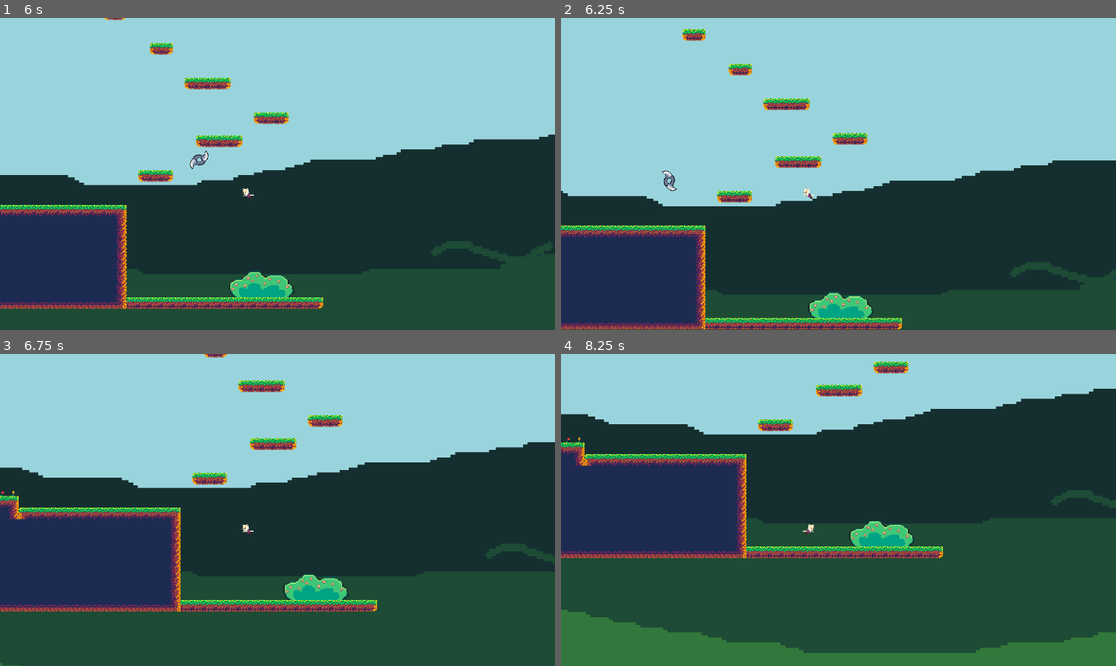
Above: before the commit, frames 1-4 (two rows, left to right).
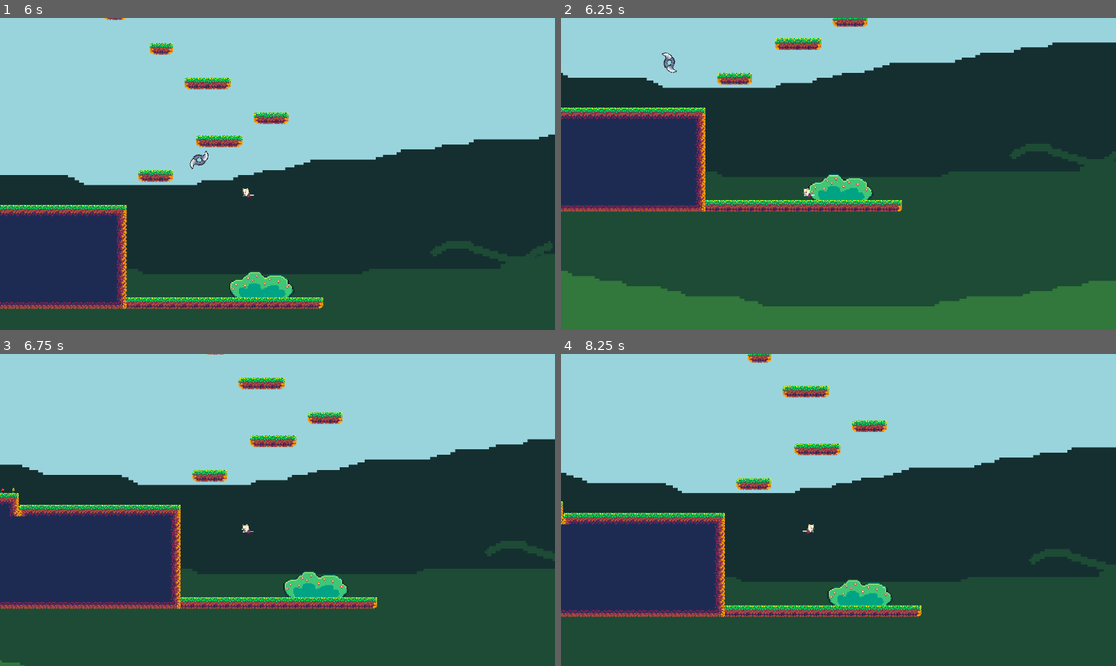
Above: after the commit, the same moments.

Repository: kenji-vitor/Platform-2D-in-Godot
Game: Godot game, scene res://Scenes/Stage1.tscn
Same seed, same stepped clock (60 frames per second), same inputs: the game is played once before the commit and once after it.
Inputs:
- Up to frame 1 (6 s): tap Enter at 0.5 s; hold D (move_right) 0.53-2.03 s; tap Space (jump) at 0.6, 0.77, 1.07, 1.52, 1.55, 1.82, 2.1, 3.02, 3.05, 3.32, 3.6, 3.77, 4.07, 4.52, 4.55, 4.82, 5.1 s; tap G (shoot) every 1.5 s from 1.35 to 5.85 s; hold A (move_left) 2.03-2.78 s; hold D (move_right) 2.78-4.28 s; hold A (move_left) 4.28-5.03 s; hold D (move_right) 5.03-5.78 s; hold A (move_left) from 5.78 s (still down)
- Up to frame 2 (6.25 s): keep holding A (move_left); tap Space (jump) at 6.02, 6.05 s
- Up to frame 3 (6.75 s): keep holding A (move_left); tap Space (jump) at 6.32, 6.6 s
- Up to frame 4 (8.25 s): tap Space (jump) at 6.77, 7.07, 7.52, 7.55, 7.82, 8.1 s; release A (move_left) at 7.28 s; hold D (move_right) from 7.28 s (still down); tap G (shoot) at 7.35 s

Frame 1 is identical in both runs. In frame 2, 82% of the frame differs, in the area x 0-100%, y 0-100%; in frame 3, 7.2%; in frame 4, 53%.

Commit message:
new jump

Diff:
--- a/Scripts/player.gd
+++ b/Scripts/player.gd
@@ -53,12 +53,14 @@
 	#	set_collision_mask_value(10,true)
 
 func _physics_process(delta: float) -> void:
+	if not is_on_floor():
+		velocity.y += gravity * delta
+		player.animation = "Jump"
+
 	if Input.is_action_pressed("shoot"):
 		shoot()
 	#Gravity
-	if not is_on_floor():
-		velocity.y += gravity * delta
-		player.animation = "Jump"
+
 	#Horizontal Movement
 	#var direction = Input.get_axis("ui_left","ui_right")
 	var direction = Input.get_axis("move_left","move_right")
@@ -71,17 +73,16 @@
 			velocity.x = move_toward(velocity.x,0,8)
 	move_and_slide()
 
-	var on_floor = is_on_floor()
-	print(on_floor)
-	if was_on_floor and not on_floor and not has_jumped:
-		fell_off_platform = true
-		print("Fell off platform — jump disabled")
-
-	if on_floor:
+	if is_on_floor():
 		jump_left = max_jumps
 		has_jumped = false
-		fell_off_platform = false
 		air_control_locked = false
+
+	elif was_on_floor and not has_jumped:
+		jump_left = 0
+	was_on_floor = is_on_floor()
+
+
 
 
 	#if Input.is_action_just_pressed('ui_left'):
@@ -90,12 +91,6 @@
 	elif velocity.x > 0:
 		player.flip_h = false
 
-	if was_on_floor and not on_floor and not has_jumped:
-		fell_off_platform = true
-		jump_left = 1
-		print("Fell off - jump disabled")
-
-	was_on_floor = on_floor
 	#var is_falling_off = was_on_floor and not on_floor and velocity.y >= 0
 	if(velocity.x > 1 || velocity.x < -1):
 		player.animation = "Sprint"
@@ -133,6 +128,8 @@
 	print("Current bullets: ", current_bullets)
 
 func jump():
+	if jump_left <= 0:
+		return
 	velocity.y = JUMP_VEL - 15
 	jump_left -= 1
 	has_jumped = true
